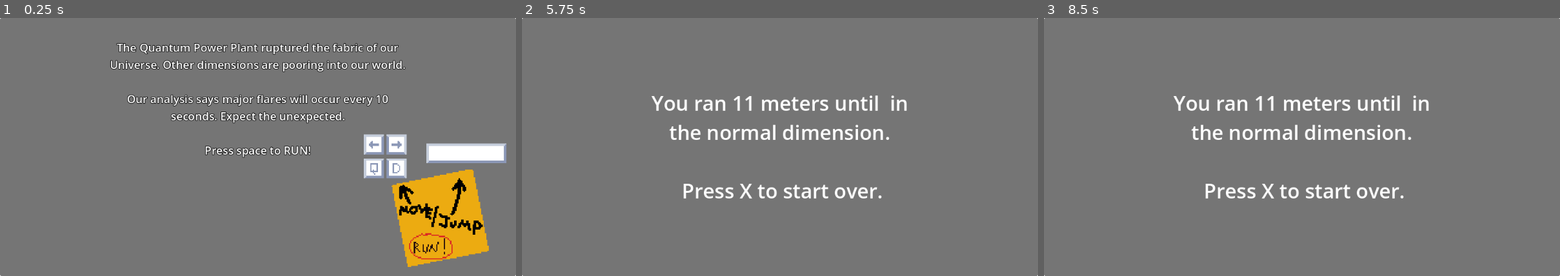
Above: before the commit, frames 1-3 (left to right).
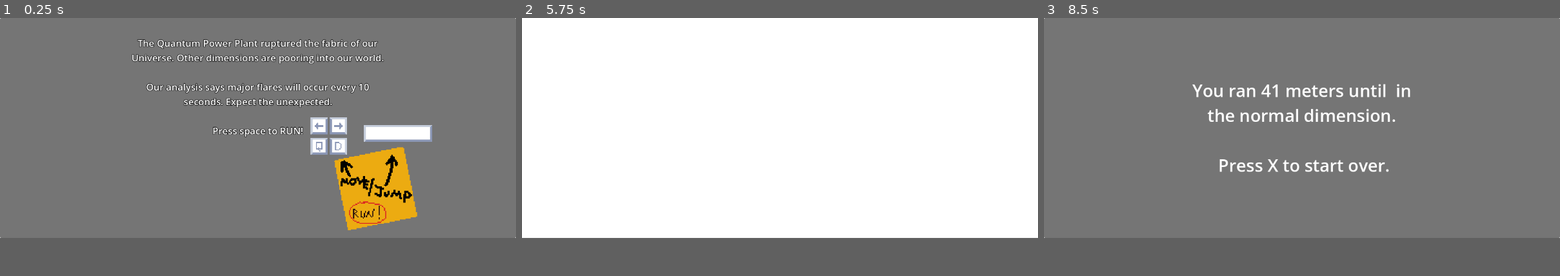
Above: after the commit, the same moments.

Repository: OwlyCode/LD51
Game: Godot game, scene res://main.tscn
Same seed, same stepped clock (60 frames per second), same inputs: the game is played once before the commit and once after it.
Inputs:
- Up to frame 1 (0.25 s): no input
- Up to frame 2 (5.75 s): tap Enter at 0.5 s; hold Right (right) 0.53-1.28 s; hold Space (jump) 0.53-1.28 s; tap X (restart) every 0.75 s from 1.25 to 4.25 s; hold A (left) 1.28-2.03 s; tap Space (jump) at 1.35, 1.52, 1.82, 2.85, 3.02, 3.32, 4.35, 4.52, 4.82 s; hold Space (jump) 2.03-2.78 s; hold Right (right) 2.03-3.53 s; hold Space (jump) 3.53-4.28 s; hold A (left) from 3.53 s (still down); hold Space (jump) from 5.03 s (still down)
- Up to frame 3 (8.5 s): release A (left) at 5.78 s; release Space (jump) at 5.78 s; hold Right (right) 5.78-8.03 s; tap Space (jump) at 5.85, 6.02, 6.32, 7.35, 7.52, 7.82 s; hold Space (jump) 6.53-7.28 s; hold A (left) from 8.03 s (still down); hold Space (jump) from 8.03 s (still down)
In our replay, the window is 800x400 before the commit and 800x341 after it. These sizes can differ from the game's own. Grey fills any space a smaller window leaves; there, only what the larger window draws over its background counts as a difference.

The runs differ from the first frame. In frame 1, 18% of the frame differs, in the area x 0-100%, y 8-100%; in frame 2, 84%, in the area x 0-100%, y 0-100%; in frame 3, 4.8%.

Commit message:
Added 4rth platform and weighted random

Diff:
--- a/ChunkSpawner.gd
+++ b/ChunkSpawner.gd
@@ -4,7 +4,18 @@
 	preload("res://chunks/flat.tscn"),
 	preload("res://chunks/flat2.tscn"),
 	preload("res://chunks/flat3.tscn"),
+	preload("res://chunks/flat4.tscn"),
 ]
+
+var possible_chunks = [
+	[4.0, preload("res://chunks/flat.tscn")],
+	[1.0, preload("res://chunks/flat2.tscn")],
+	[1.0, preload("res://chunks/flat3.tscn")],
+	[1.0, preload("res://chunks/flat4.tscn")],
+]
+
+var weighted_chunks = []
+var max_chunk_dice_roll = 1.0
 
 var parallax = [
 	preload("res://parallax/parallax1.tscn"),
@@ -41,12 +52,17 @@
 
 var first_chunk = true
 
-# Called when the node enters the scene tree for the first time.
 func _ready():
-	pass # Replace with function body.
+	var offset = 0.0
+
+	for x in possible_chunks:
+		weighted_chunks.append([offset, x[1]])
+		offset += x[0]
+
+	weighted_chunks.reverse()
+	self.max_chunk_dice_roll = offset
 
 
-# Called every frame. 'delta' is the elapsed time since the previous frame.
 func _process(delta):
 	refresh_lowest()
 	fill()
@@ -58,6 +74,15 @@
 	if can_scroll():
 		total_distance += 6.0 * delta
 		%DistanceDisplay.text = "%dm" % total_distance
+
+func roll_chunk():
+	var roll = randf_range(0.0, max_chunk_dice_roll)
+
+	for x in weighted_chunks:
+		if x[0] < roll:
+			return x[1]
+
+	return null
 
 func can_scroll():
 	return player.alive and not idling
@@ -92,13 +117,15 @@
 
 
 func spawn_next():
-	var rand_index:int = randi() % chunks.size()
+	var prefab
 
 	if first_chunk:
-		rand_index = 0
 		first_chunk = false
+		prefab = preload("res://chunks/flat.tscn")
+	else:
+		prefab = roll_chunk()
 
-	var instance = chunks[rand_index].instantiate()
+	var instance = prefab.instantiate()
 
 
 	var jump_sizes = jump_flat
@@ -110,7 +137,7 @@
 	else:
 		jump_sizes = jump_flat + jump_up + jump_down
 
-	rand_index = randi() % jump_sizes.size()
+	var rand_index = randi() % jump_sizes.size()
 	var jump_size = jump_sizes[rand_index]
 
 	if last_chunk:
--- a/Player.gd
+++ b/Player.gd
@@ -40,9 +40,7 @@
 	if %ChunkManager.idling and (Input.is_action_pressed("right") or Input.is_action_pressed("left") or Input.is_action_pressed("jump")):
 		%ChunkManager.idling = false
 		%Intro.visible = false
-		%Timer.start()
-
-
+		%Timer.paused = false
 
 	if alive and Input.is_action_pressed("right"):
 		set_axis_velocity(Vector2.RIGHT * 150)
--- /dev/null
+++ b/chunks/flat4.tscn
@@ -0,0 +1,23 @@
+[gd_scene load_steps=3 format=3 uid="uid://clob8y55j5jsq"]
+
+[ext_resource type="Script" path="res://chunks/chunk.gd" id="1_fgte8"]
+[ext_resource type="Texture2D" uid="uid://di4svvq2pcb65" path="res://arts/platforms-normal-4.png" id="2_ocrow"]
+
+[node name="Node2d" type="Node2D"]
+script = ExtResource("1_fgte8")
+
+[node name="Entry" type="Node2D" parent="."]
+position = Vector2(-31, 0)
+
+[node name="Exit" type="Node2D" parent="."]
+position = Vector2(481, 0)
+
+[node name="StaticBody2d" type="StaticBody2D" parent="."]
+
+[node name="CollisionPolygon2d" type="CollisionPolygon2D" parent="StaticBody2d"]
+position = Vector2(225, 80)
+polygon = PackedVector2Array(80, -80, 256, -80, 256, 192, -256, 192, -256, -80, -128, -80, -128, -96, -48, -96, -48, -80, 32, -80, 32, -128, -16, -128, -16, -144, 32, -144, 32, -192, 112, -192, 112, -176, 80, -176)
+
+[node name="Sprite2d" type="Sprite2D" parent="."]
+position = Vector2(225, 80)
+texture = ExtResource("2_ocrow")
--- a/main.tscn
+++ b/main.tscn
@@ -29,7 +29,7 @@
 size = Vector2(69, 297)
 
 [sub_resource type="RectangleShape2D" id="RectangleShape2D_ktd44"]
-size = Vector2(68, 299)
+size = Vector2(74, 299)
 
 [sub_resource type="SpriteFrames" id="SpriteFrames_n2bjm"]
 animations = [{
@@ -86,11 +86,11 @@
 [node name="StaticBody2d" type="StaticBody2D" parent="Camera2d"]
 
 [node name="CollisionShape2d" type="CollisionShape2D" parent="Camera2d/StaticBody2d"]
-position = Vector2(-206, 11.5)
+position = Vector2(-239, 11.5)
 shape = SubResource("RectangleShape2D_gwh2r")
 
 [node name="CollisionShape2d2" type="CollisionShape2D" parent="Camera2d/StaticBody2d"]
-position = Vector2(206, 9.5)
+position = Vector2(241, 11)
 shape = SubResource("RectangleShape2D_ktd44")
 
 [node name="Player" parent="." instance=ExtResource("2_5gbvf")]
@@ -154,6 +154,7 @@
 
 [node name="DistanceDisplay" type="Label" parent="CanvasLayer2/Control"]
 unique_name_in_owner = true
+layout_mode = 1
 anchors_preset = 5
 anchor_left = 0.5
 anchor_right = 0.5
@@ -168,6 +169,7 @@
 [node name="DeathPanel" type="Panel" parent="CanvasLayer2/Control"]
 unique_name_in_owner = true
 visible = false
+layout_mode = 1
 anchors_preset = 15
 anchor_right = 1.0
 anchor_bottom = 1.0
@@ -175,6 +177,7 @@
 grow_vertical = 2
 
 [node name="Label" type="Label" parent="CanvasLayer2/Control/DeathPanel"]
+layout_mode = 1
 anchors_preset = 8
 anchor_left = 0.5
 anchor_top = 0.5
@@ -194,6 +197,7 @@
 
 [node name="Intro" type="Panel" parent="CanvasLayer2/Control"]
 unique_name_in_owner = true
+layout_mode = 1
 anchors_preset = 15
 anchor_right = 1.0
 anchor_bottom = 1.0
@@ -201,6 +205,7 @@
 grow_vertical = 2
 
 [node name="Label" type="Label" parent="CanvasLayer2/Control/Intro"]
+layout_mode = 1
 anchors_preset = 8
 anchor_left = 0.5
 anchor_top = 0.5
@@ -226,6 +231,7 @@
 
 [node name="TextureRect" type="TextureRect" parent="CanvasLayer2/Control/Intro"]
 texture_filter = 1
+layout_mode = 0
 offset_left = 715.0
 offset_top = 224.0
 offset_right = 1007.0
--- a/project.godot
+++ b/project.godot
@@ -17,7 +17,7 @@
 
 [display]
 
-window/size/viewport_width=1024
+window/size/viewport_width=1200
 window/size/viewport_height=512
 window/stretch/mode="viewport"
 
Binary file added: art-sources/platforms-source3.aseprite
Binary file added: arts/platforms-normal-4.png
Not shown, added: arts/platforms-normal-4.png.import
Not shown: 1 places in chunks/flat3.tscn that only renumber resources
Not shown, changed: TODO
